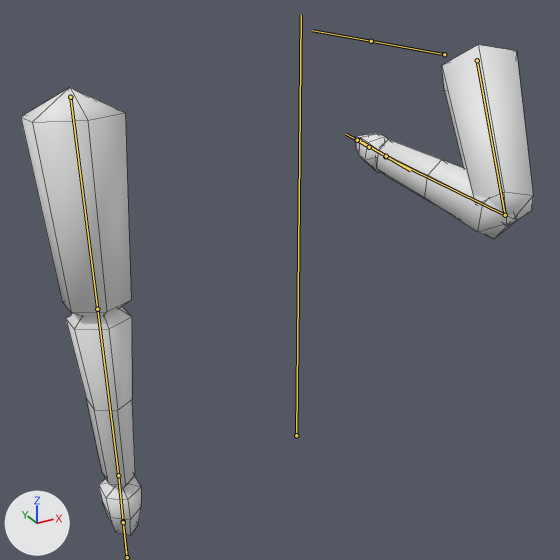
One commit to the FBX model Assets/Models/rapierarms.fbx: the scene before it, then after it.
The view is the same before and after, from a camera (50 mm lens) standing at (-0.954, -1.12, 0.189) and looking at (0.054, 0.713, -0.727). Arrows for +X, +Y and +Z are at lower left; the lights stay in place. Both versions are drawn at frame 4 of the action 'Armature|stab1'; the numbers are the values there. The bones that bend it are drawn over the model as lines. Mesh edges are drawn as thin lines.
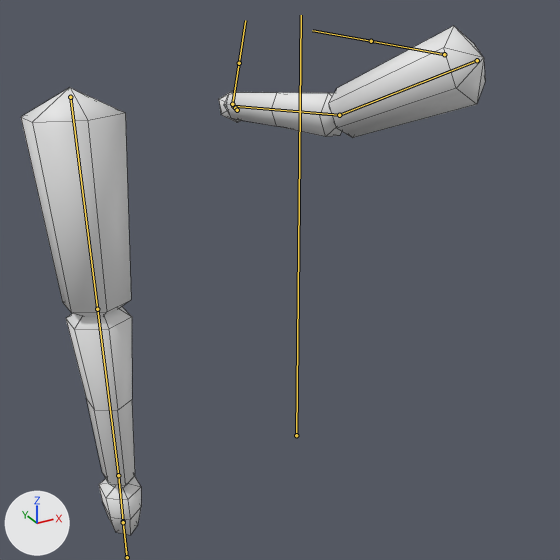
Boxes [x1, y1, x2, y2] around the edits, measured in the pictures (560 x 560 px):
'Cylinder', posed (9% narrower): before [21, 45, 533, 535]; after [21, 26, 485, 535]
bone 'UpperArm.R', root to tip: before (477, 60) to (505, 215); after (477, 60) to (339, 115)
bone 'LowerArm.R', root to tip: before (505, 215) to (385, 156); after (339, 115) to (233, 106)
bone 'Hand.R', root to tip: before (385, 156) to (384, 156); after (233, 106) to (234, 107)

The edits, one by one:
Bone 'UpperArm.R' (bone_upperarm_r) turns from (-42, -6, 31) to (64, -24, 3) degrees about its own x, y and z.
Bone 'LowerArm.R' (bone_lowerarm_r) turns from (130, 21, -27) to (23, -21, -11) degrees about its own x, y and z.
Bone 'Hand.R' (bone_hand_r) turns from (-15, -47, -11) to (-37, -39, -19) degrees about its own x, y and z.
